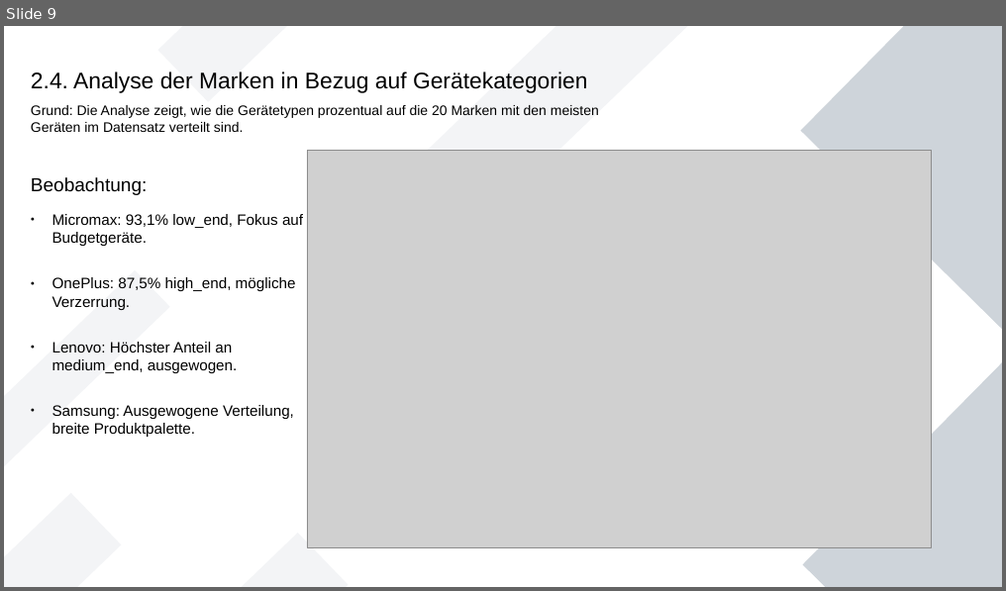
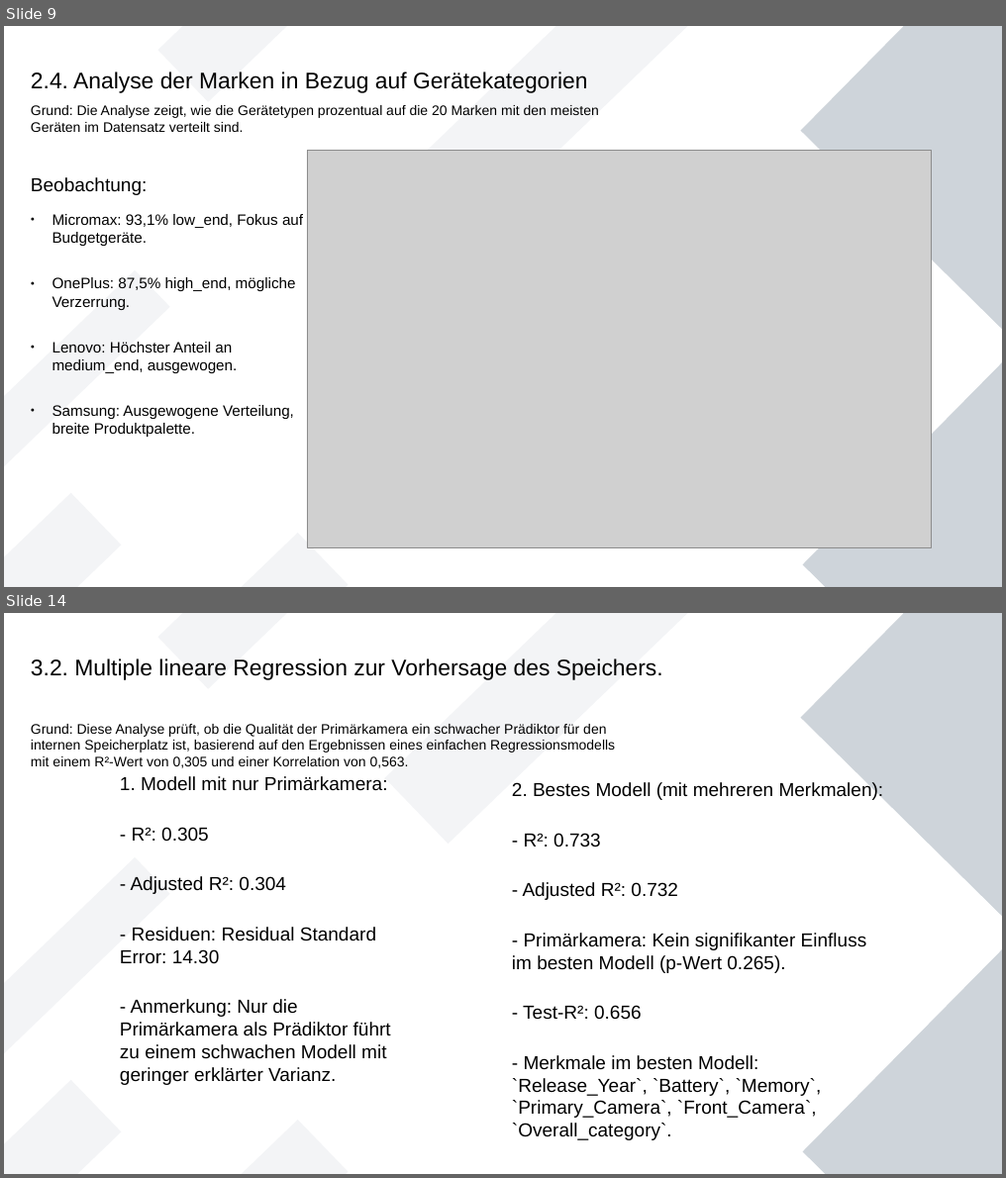
Before and after one commit to RealChoki/HTW-Notes, a slide deck: Semester 4/Ki werkstatt/phones_analysis.odp. Shown one above the other, each under a label of ours: slide 9 before the commit, slides 9 and 14 after it; the slides between them are not shown. The pictures are 1006x591 and 1006x1178 pixels, drawn with LibreOffice and Linux fonts; fonts in the diff are those of the drawing; grey boxes stand for pictures. Boxes give left, top, right and bottom in pixels: in the first picture for what was removed or moved away, otherwise in the second. Text is boxed around its words. In the diff, an @@ line names an element or a change of style, - is before the commit and + after.

```diff
--- a/Semester 4/Ki werkstatt/phones_analysis.odp
+++ b/Semester 4/Ki werkstatt/phones_analysis.odp
@@ slide 14 added at (4,613,1002,1174), background #FFFFFF; not listed: 7 template elements that a slide beside it also shows @@
@@ text added at (31,659,663,680), 18 pt, text #000000 @@
+3.2. Multiple lineare Regression zur Vorhersage des Speichers.
@@ text added at (31,724,615,768), 11 pt, text #000000 @@
+Grund: Diese Analyse prüft, ob die Qualität der Primärkamera ein schwacher Prädiktor für den internen Speicherplatz ist, basierend auf den Ergebnissen eines einfachen Regressionsmodells mit einem R²-Wert von 0,305 und einer Korrelation von 0,563.
@@ text added at (120,776,391,1059), 15 pt, text #000000 @@
+1. Modell mit nur Primärkamera:
+- R²: 0.305
+- Adjusted R²: 0.304
+- Residuen: Residual Standard Error: 14.30
+- Anmerkung: Nur die Primärkamera als Prädiktor führt zu einem schwachen Modell mit geringer erklärter Varianz.
@@ text added at (512,781,884,1141), 15 pt, text #000000 @@
+2. Bestes Modell (mit mehreren Merkmalen):
+- R²: 0.733
+- Adjusted R²: 0.732
+- Primärkamera: Kein signifikanter Einfluss im besten Modell (p-Wert 0.265).
+- Test-R²: 0.656
+- Merkmale im besten Modell: `Release_Year`, `Battery`, `Memory`, `Primary_Camera`, `Front_Camera`, `Overall_category`.
```
Also in this commit, not shown: 1 slide changed, 5 other slides added, 13 slides removed, 1 other file.
